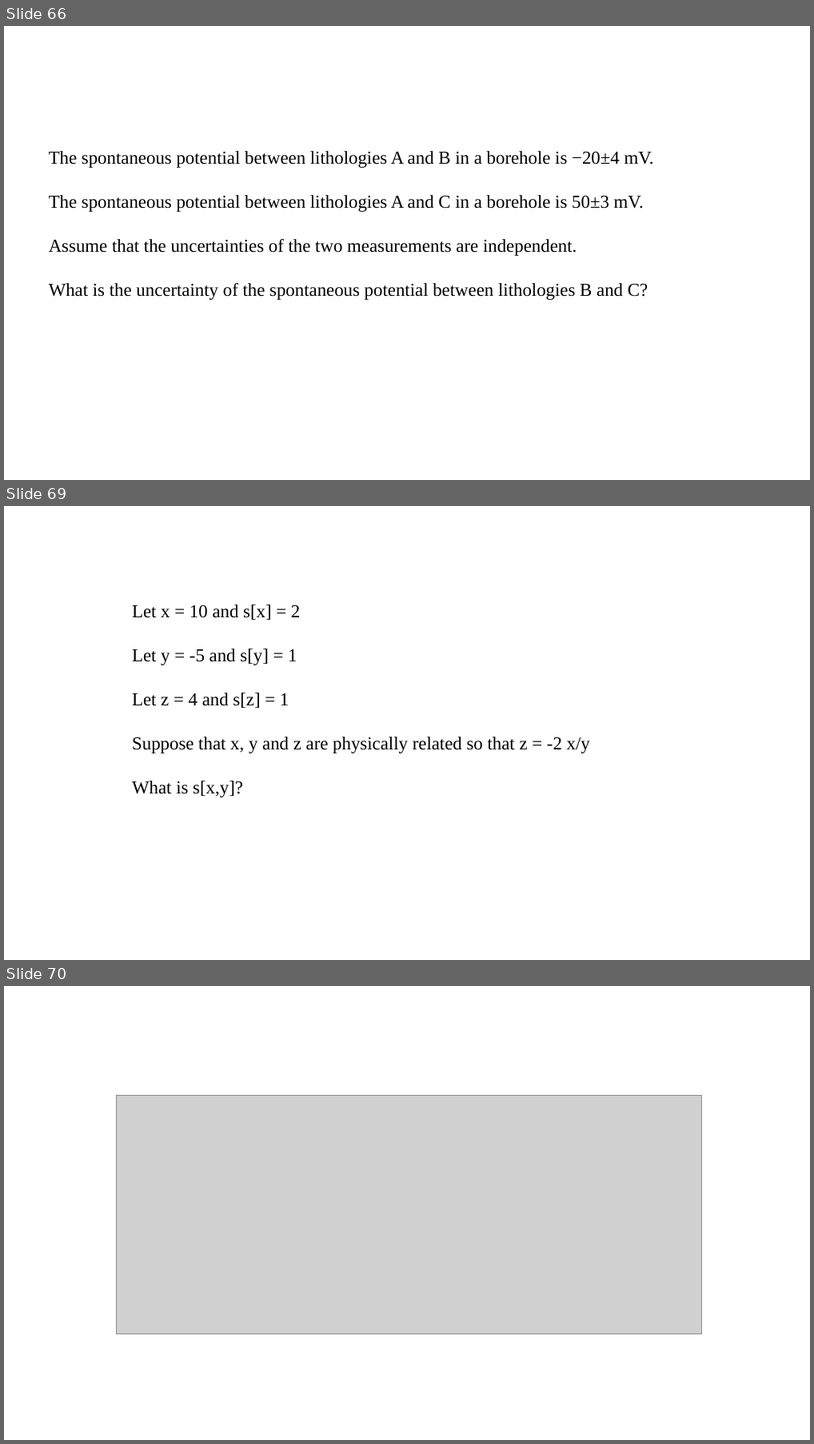
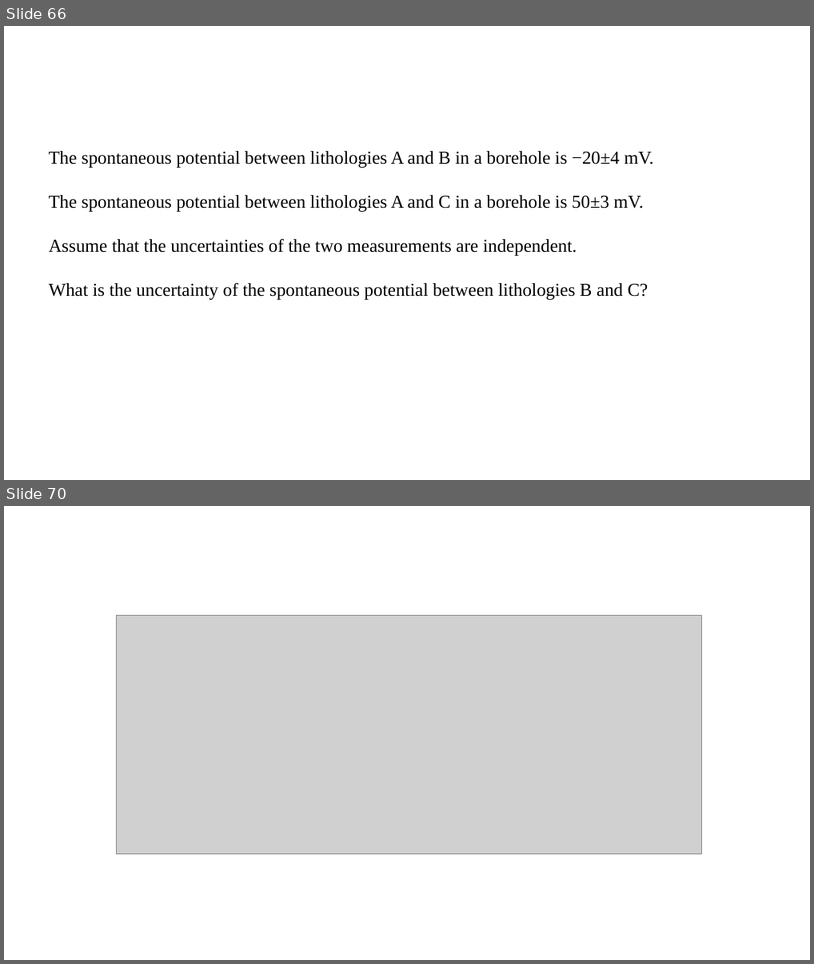
Before and after one commit to pvermees/geostats, a slide deck: slides/quizzes.odp. Shown one above the other, each under a label of ours: slides 66, 69 and 70 before the commit, slides 66 and 70 after it; the slides between them are not shown. The pictures are 814x1444 and 814x964 pixels, drawn with LibreOffice and Linux fonts; fonts in the diff are those of the drawing; grey boxes stand for pictures. Boxes give left, top, right and bottom in pixels: in the first picture for what was removed or moved away, otherwise in the second. Text is boxed around its words. In the diff, an @@ line names an element or a change of style, - is before the commit and + after.

```diff
--- a/slides/quizzes.odp
+++ b/slides/quizzes.odp
@@ slide 69 removed at [4, 506, 810, 960], background #FFFFFF @@
@@ text removed at [132, 604, 590, 797] @@
-Let x = 10 and s[x] = 2
-Let y = -5 and s[y] = 1
-Let z = 4 and s[z] = 1
-Suppose that x, y and z are physically related so that z = -2 x/y
-What is s[x,y]?
```
Also in this commit, not shown: 2 slides changed, 2 slides added, 1 other slide removed, 2 other files.
